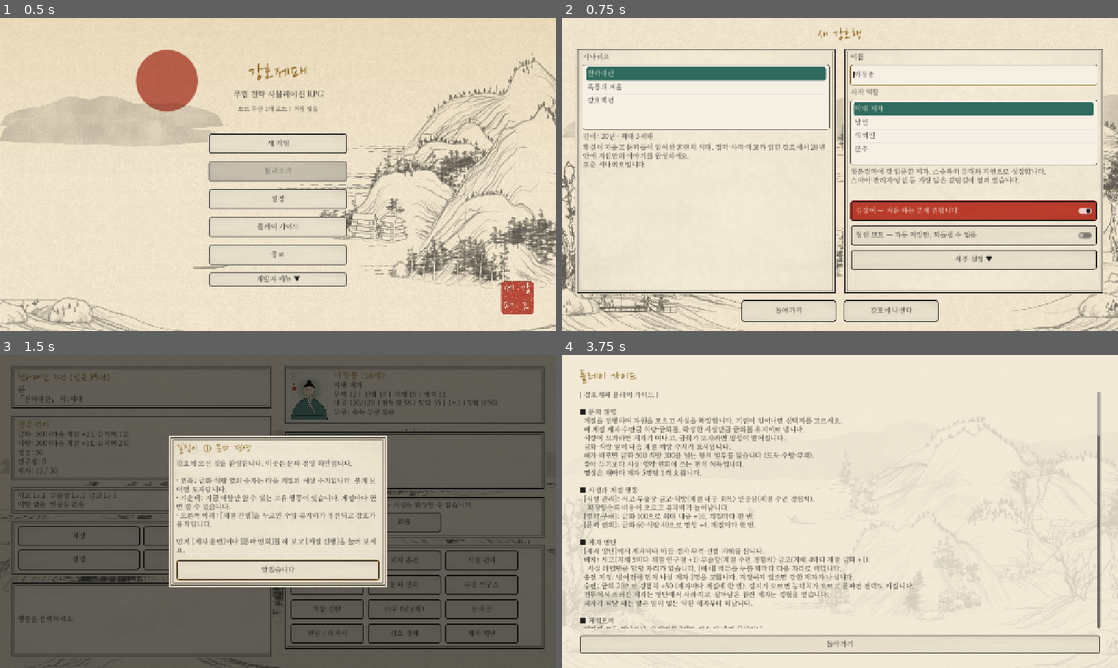
Above: before the commit, frames 1-4 (two rows, left to right).
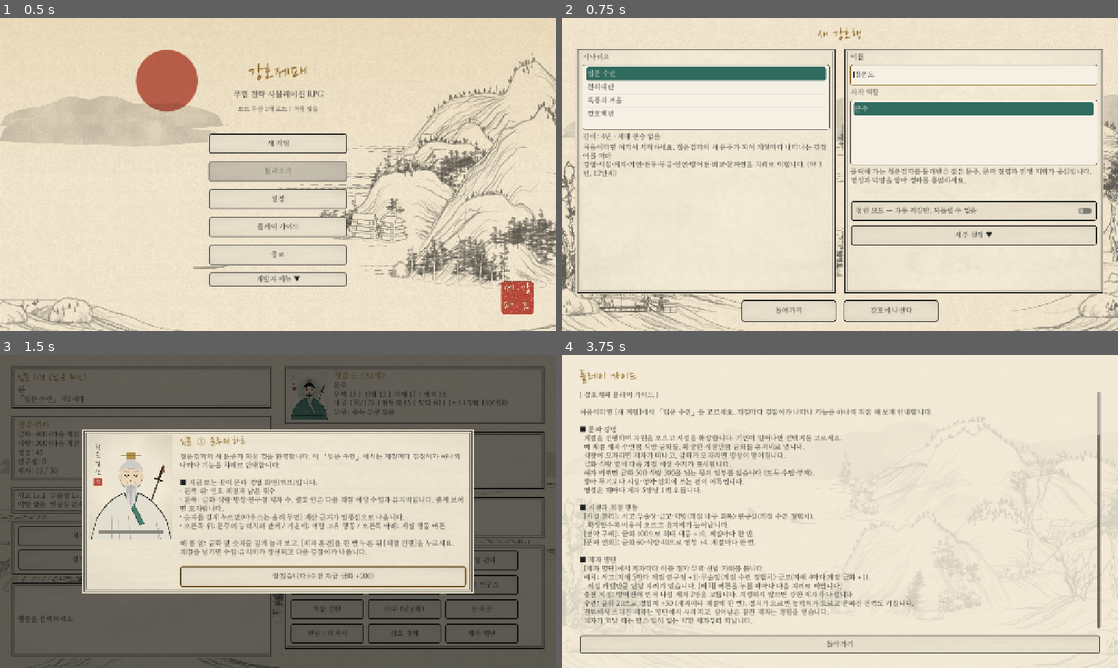
Above: after the commit, the same moments.

Repository: soulfactorx/StrongholdEmpire
Game: Godot game, scene res://scenes/main.tscn
Two runs of this game, one before a commit and one after it. Both use one fixed random seed, a clock stepped at 60 frames per second and the inputs below.
Inputs:
- Up to frame 1 (0.5 s): no input
- Up to frame 2 (0.75 s): click "새 게임" at 0.5 s
- Up to frame 3 (1.5 s): click "강호에 나선다" at 1.25 s
- Up to frame 4 (3.75 s): click "저장" at 2 s; click "알겠습니다" (after the commit: "알겠습니다 (수련 자금 금화 +200)") at 2.75 s; click "도움말" at 3.5 s

Frame 1 is identical in both runs. In frame 2, 5.7% of the frame differs, in the area x 3-97%, y 16-81%; in frame 3, 24%, in the area x 3-92%, y 5-77%; in frame 4, 11%.

Commit message:
입문 수련 시나리오: 계절마다 길잡이를 따라 기능을 직접 익히는 튜토리얼
- data/scenarios/tutorial/: 문주로 시작해 12단계 길잡이 기연(경영 화면, 시설 확장, 제자 명단, 기연, 연습 비무,
  무공, 인연, 방어전, 외교, 문파전, 역할·엔딩·저장, 수료)과 수료 엔딩. 세력 둘, 4년, 무작위 기연·침공 없음
- 서고 확장은 다음 단계에서 했는지 확인해 칭찬하거나 길잡이가 대신 해 준다. 비무·방어전은 기연에서 바로 시작
- 시나리오 "guided" 필드: 새 게임 화면에서 일반 길잡이 선택을 숨기고 시작하자마자 첫 기연을 띄운다. 입문 수련이 목록 맨 위
- 기연 팝업을 넓히고 긴 설명은 화면 절반까지 보여 준 뒤 스크롤한다
- 도움말 첫머리에 입문 수련 안내, 시나리오 형식 문서·구현 계획 갱신
- 스모크 테스트 _test_tutorial_scenario: 처음부터 수료까지 따라가며 각 단계 효과 확인 (1031개 통과)

Co-Authored-By: Claude Opus 5.5 <noreply@anthropic.com>
Claude-Session: https://claude.ai/code/session_01XbdTiwmV8RT66UTYn7Aesn

Diff:
--- /dev/null
+++ b/data/scenarios/tutorial/endings/tutorial_complete.json
@@ -0,0 +1,8 @@
+{
+  "id": "tutorial_complete",
+  "title": "입문 수료",
+  "description": "청운검파의 새 문주가 강호를 살아가는 법을 모두 익혔습니다.\n이제 본편 시나리오에서 자신만의 이야기를 써 내려가세요.",
+  "tone": "victory",
+  "auto": false,
+  "conditions": []
+}
--- /dev/null
+++ b/data/scenarios/tutorial/events/tut_01_hub.json
@@ -0,0 +1,39 @@
+{
+  "id": "tut_01_hub",
+  "title": "입문 ① 문주의 하루",
+  "description": "청운검파의 새 문주가 되신 것을 환영합니다. 이 「입문 수련」에서는 계절마다 길잡이가 하나씩 나타나 기능을 차례로 안내합니다.\n\n■ 지금 보는 곳이 문파 경영 화면(허브)입니다.\n· 왼쪽 위: 연호·계절과 남은 햇수\n· 왼쪽: 금화·식량·명성·연구점·제자 수. 괄호 안은 다음 계절 예상 수입과 유지비입니다. 붉게 보이면 모자랍니다.\n· 숫자를 길게 누르면(마우스는 올려 두면) 계산 근거가 말풍선으로 나옵니다.\n· 오른쪽 위: 문주의 능력치와 관계 / 가운데: 역할 고유 행동 / 오른쪽 아래: 계절 행동 버튼\n\n해 볼 일: 금화 옆 숫자를 길게 눌러 보고, [제자 훈련]을 한 번 누른 뒤 [계절 진행]을 누르세요.\n계절을 넘기면 수입·유지비가 정산되고 다음 길잡이가 나옵니다.",
+  "can_repeat": false,
+  "priority": true,
+  "conditions": [
+    {
+      "type": "scenario",
+      "in": [
+        "tutorial"
+      ]
+    },
+    {
+      "type": "flag",
+      "flag": "tut_01",
+      "value": false
+    }
+  ],
+  "choices": [
+    {
+      "label": "알겠습니다 (수련 자금 금화 +200)",
+      "message": "길잡이가 수련 자금 금화 200을 내주었습니다. [계절 진행]으로 다음 계절로 가세요.",
+      "effects": [
+        {
+          "type": "sect",
+          "field": "gold",
+          "add": 200
+        },
+        {
+          "type": "flag",
+          "flag": "tut_01",
+          "value": true
+        }
+      ]
+    }
+  ],
+  "npc": "npc_master"
+}
--- /dev/null
+++ b/data/scenarios/tutorial/events/tut_02_facility.json
@@ -0,0 +1,34 @@
+{
+  "id": "tut_02_facility",
+  "title": "입문 ② 시설 확장",
+  "description": "계절이 바뀌면 금화·식량·연구점이 들어오고 유지비가 나갑니다. 창고에 쌓아 둔 식량은 해마다 조금씩 상합니다.\n\n■ [시설 관리]\n· 서고: 연구점 수입과 무공 연구 성공률\n· 무술장: 식량 수입, 문파전 전력, 제자 전투력\n· 금고: 금화 수입 / 약방: 계절마다 내공 회복 / 연공실: 계절마다 수련 경험치\n시설은 클수록 유지비도 늘어납니다. 수입과 유지비의 균형을 보며 키우세요.\n\n해 볼 일: [시설 관리]를 열어 서고를 한 단계 확장하고 [계절 진행]을 누르세요.",
+  "can_repeat": false,
+  "priority": true,
+  "conditions": [
+    {
+      "type": "scenario",
+      "in": [
+        "tutorial"
+      ]
+    },
+    {
+      "type": "turns_since_flag",
+      "flag": "tut_01",
+      "op": ">=",
+      "value": 1
+    }
+  ],
+  "choices": [
+    {
+      "label": "서고를 확장하러 간다",
+      "message": "[시설 관리]에서 서고를 확장해 보세요.",
+      "effects": [
+        {
+          "type": "flag",
+          "flag": "tut_02",
+          "value": true
+        }
+      ]
+    }
+  ]
+}
--- /dev/null
+++ b/data/scenarios/tutorial/events/tut_03_roster_done.json
@@ -0,0 +1,45 @@
+{
+  "id": "tut_03_roster_done",
+  "title": "입문 ③ 제자 명단",
+  "description": "서고를 확장하셨군요. 다음 계절부터 연구점이 더 들어옵니다.\n\n■ [제자 명단]\n· 제자마다 이름·경지·능력치가 있습니다. 강한 순서로 보입니다.\n· 배치: 서고(연구점)·무술장(수련 경험치)·금고(금화)에 제자를 보내 효과를 얻습니다. 시설 크기만큼 자리가 있습니다.\n· 출전 지정: 문파 방어전에 함께 싸울 제자 2명을 고릅니다.\n· 수련: 금화를 들여 그 제자만 경험치를 얻습니다(계절에 한 번).\n\n해 볼 일: [제자 명단]에서 지혜 높은 제자를 서고에 배치하고, 가장 강한 제자 둘을 [출전 지정]하세요.",
+  "can_repeat": false,
+  "priority": true,
+  "conditions": [
+    {
+      "type": "scenario",
+      "in": [
+        "tutorial"
+      ]
+    },
+    {
+      "type": "turns_since_flag",
+      "flag": "tut_02",
+      "op": ">=",
+      "value": 1
+    },
+    {
+      "type": "flag",
+      "flag": "tut_03",
+      "value": false
+    },
+    {
+      "type": "sect",
+      "field": "library_level",
+      "op": ">=",
+      "value": 2
+    }
+  ],
+  "choices": [
+    {
+      "label": "제자들을 살피러 간다",
+      "message": "[제자 명단]에서 배치와 출전을 정해 보세요.",
+      "effects": [
+        {
+          "type": "flag",
+          "flag": "tut_03",
+          "value": true
+        }
+      ]
+    }
+  ]
+}
--- /dev/null
+++ b/data/scenarios/tutorial/events/tut_03_roster_hint.json
@@ -0,0 +1,50 @@
+{
+  "id": "tut_03_roster_hint",
+  "title": "입문 ③ 제자 명단",
+  "description": "아직 서고를 확장하지 않으셨군요. 괜찮습니다. 금화가 모자라면 계절이 지나 모인 뒤에 [시설 관리]에서 확장하면 됩니다.\n이번에는 길잡이가 대신 서고를 한 단계 넓혀 두겠습니다.\n\n■ [제자 명단]\n· 제자마다 이름·경지·능력치가 있습니다. 강한 순서로 보입니다.\n· 배치: 서고(연구점)·무술장(수련 경험치)·금고(금화)에 제자를 보내 효과를 얻습니다. 시설 크기만큼 자리가 있습니다.\n· 출전 지정: 문파 방어전에 함께 싸울 제자 2명을 고릅니다.\n· 수련: 금화를 들여 그 제자만 경험치를 얻습니다(계절에 한 번).\n\n해 볼 일: [제자 명단]에서 지혜 높은 제자를 서고에 배치하고, 가장 강한 제자 둘을 [출전 지정]하세요.",
+  "can_repeat": false,
+  "priority": true,
+  "conditions": [
+    {
+      "type": "scenario",
+      "in": [
+        "tutorial"
+      ]
+    },
+    {
+      "type": "turns_since_flag",
+      "flag": "tut_02",
+      "op": ">=",
+      "value": 1
+    },
+    {
+      "type": "flag",
+      "flag": "tut_03",
+      "value": false
+    },
+    {
+      "type": "sect",
+      "field": "library_level",
+      "op": "<=",
+      "value": 1
+    }
+  ],
+  "choices": [
+    {
+      "label": "제자들을 살피러 간다",
+      "message": "길잡이가 서고를 넓혀 두었습니다. [제자 명단]에서 배치와 출전을 정해 보세요.",
+      "effects": [
+        {
+          "type": "sect",
+          "field": "library_level",
+          "add": 1
+        },
+        {
+          "type": "flag",
+          "flag": "tut_03",
+          "value": true
+        }
+      ]
+    }
+  ]
+}
--- /dev/null
+++ b/data/scenarios/tutorial/events/tut_04_event.json
@@ -0,0 +1,88 @@
+{
+  "id": "tut_04_event",
+  "title": "입문 ④ 기연 — 산길의 부상자",
+  "description": "계절이 바뀔 때 이렇게 「기연」이 일어납니다. 고른 선택지에 따라 자원·관계·이야기가 달라지고, 어떤 기연은 다음 이야기로 이어집니다.\n결과가 운에 달린 선택지도 있습니다.\n\n하산하던 제자들이 산길에서 다친 나그네를 데려왔습니다. 행색은 초라하지만 품에 낡은 책 한 권을 꼭 안고 있습니다.",
+  "can_repeat": false,
+  "priority": true,
+  "conditions": [
+    {
+      "type": "scenario",
+      "in": [
+        "tutorial"
+      ]
+    },
+    {
+      "type": "turns_since_flag",
+      "flag": "tut_03",
+      "op": ">=",
+      "value": 1
+    }
+  ],
+  "choices": [
+    {
+      "label": "약방에 눕히고 돌본다 (식량 -20)",
+      "message": "나그네를 정성껏 돌보았습니다. 명성 +3",
+      "effects": [
+        {
+          "type": "sect",
+          "field": "food",
+          "add": -20
+        },
+        {
+          "type": "sect",
+          "field": "reputation",
+          "add": 3
+        },
+        {
+          "type": "flag",
+          "flag": "tut_04",
+          "value": true
+        }
+      ],
+      "branches": [
+        {
+          "chance": 70,
+          "message": "기운을 차린 나그네가 낡은 책을 내밀었습니다. 연구점 +40, 명성 +3",
+          "effects": [
+            {
+              "type": "sect",
+              "field": "food",
+              "add": -20
+            },
+            {
+              "type": "sect",
+              "field": "reputation",
+              "add": 3
+            },
+            {
+              "type": "sect",
+              "field": "research_points",
+              "add": 40
+            },
+            {
+              "type": "flag",
+              "flag": "tut_04",
+              "value": true
+            }
+          ]
+        }
+      ]
+    },
+    {
+      "label": "노자를 쥐여 보낸다 (금화 -10)",
+      "message": "나그네가 고개 숙여 인사하고 떠났습니다.",
+      "effects": [
+        {
+          "type": "sect",
+          "field": "gold",
+          "add": -10
+        },
+        {
+          "type": "flag",
+          "flag": "tut_04",
+          "value": true
+        }
+      ]
+    }
+  ]
+}
--- /dev/null
+++ b/data/scenarios/tutorial/events/tut_05_combat.json
@@ -0,0 +1,50 @@
+{
+  "id": "tut_05_combat",
+  "title": "입문 ⑤ 전투 — 연습 비무",
+  "description": "이제 전투를 배울 차례입니다. 남궁세가의 소가주 남궁휘가 연습 비무를 청합니다.\n\n■ 전투 방법\n· 차례가 오면 [이동]을 누르고 옥색 칸을 터치해 움직입니다. 행동력이 칸마다 듭니다(수풀 2, 물 3, 고지 2).\n· [공격]을 누르고 붙어 있는 적을 터치하면 기본 공격입니다. 기본 공격은 차례에 한 번입니다.\n· 무공 버튼을 누르면 사거리가 붉은 칸으로 보입니다. 남은 행동력과 내공으로 거듭 쓸 수 있습니다.\n· 지형: 수풀에 서면 받는 피해가 줄고, 고지에서는 주는 피해와 사거리가 늘고, 물속에서는 주는 피해가 줄어듭니다.\n· 공격하기 전이면 [이동 취소]로 되돌릴 수 있습니다. 다 했으면 [턴 종료].\n· 불리하면 [후퇴]로 손실을 절반만 받습니다.\n· 행동력·무공 설명을 길게 누르면 자세한 설명이 나옵니다.\n· 키보드는 방향키·Enter, 게임패드는 십자키·A로도 칸을 고를 수 있습니다.",
+  "can_repeat": false,
+  "priority": true,
+  "conditions": [
+    {
+      "type": "scenario",
+      "in": [
+        "tutorial"
+      ]
+    },
+    {
+      "type": "turns_since_flag",
+      "flag": "tut_04",
+      "op": ">=",
+      "value": 1
+    }
+  ],
+  "choices": [
+    {
+      "label": "비무를 받아들인다",
+      "message": "연습 비무를 시작합니다.",
+      "effects": [
+        {
+          "type": "combat",
+          "combat": "sparring"
+        },
+        {
+          "type": "flag",
+          "flag": "tut_05",
+          "value": true
+        }
+      ]
+    },
+    {
+      "label": "다음에 하겠다",
+      "message": "비무는 경영 화면의 [비무 (남궁휘)]로 언제든 할 수 있습니다.",
+      "effects": [
+        {
+          "type": "flag",
+          "flag": "tut_05",
+          "value": true
+        }
+      ]
+    }
+  ],
+  "npc": "npc_rival"
+}
--- /dev/null
+++ b/data/scenarios/tutorial/events/tut_06_martial.json
@@ -0,0 +1,44 @@
+{
+  "id": "tut_06_martial",
+  "title": "입문 ⑥ 무공",
+  "description": "비무에서 보셨듯이 무공이 없으면 기본 공격 한 번밖에 할 수 없습니다. 무공을 익히는 것이 강해지는 길입니다.\n장문인께서 「대지생명장」을 전해 주시고 연구점도 보태 주셨습니다.\n\n■ [무공 연구소]\n· 무공 창조: 속성·범주를 골라 나만의 무공을 만듭니다. 서고가 클수록, 지혜가 높을수록 잘 됩니다.\n· 비급 연구: 이미 있는 비급을 연구점으로 익힙니다.\n· 무공 강화 / 비전 지정(문파 대표 무공) / 상대 무공 분석(상극 속성 창조 성공률 상승)\n■ 전수: [제자 명단]의 [무공 전수]로 익힌 무공을 제자에게 가르치면, 그 제자가 방어전에서 씁니다.\n\n해 볼 일: [무공 연구소]를 둘러보고, [제자 명단]에서 출전 제자에게 무공을 전수해 보세요.",
+  "can_repeat": false,
+  "priority": true,
+  "conditions": [
+    {
+      "type": "scenario",
+      "in": [
+        "tutorial"
+      ]
+    },
+    {
+      "type": "turns_since_flag",
+      "flag": "tut_05",
+      "op": ">=",
+      "value": 1
+    }
+  ],
+  "choices": [
+    {
+      "label": "무공을 받는다 (대지생명장, 연구점 +60)",
+      "message": "「대지생명장」을 익혔습니다. 연구점 +60",
+      "effects": [
+        {
+          "type": "learn_art",
+          "art": "preset_earth_life_palm"
+        },
+        {
+          "type": "sect",
+          "field": "research_points",
+          "add": 60
+        },
+        {
+          "type": "flag",
+          "flag": "tut_06",
+          "value": true
+        }
+      ]
+    }
+  ],
+  "npc": "npc_master"
+}
--- /dev/null
+++ b/data/scenarios/tutorial/events/tut_07_bond.json
@@ -0,0 +1,41 @@
+{
+  "id": "tut_07_bond",
+  "title": "입문 ⑦ 인연",
+  "description": "강호를 떠도는 여협 연소화가 청운검파에 들렀습니다. 사람과의 인연은 이야기를 바꾸고, 싸움에서도 힘이 됩니다.\n\n■ [인연 돌보기]\n· 대화: 유대가 오릅니다(매력이 높을수록 더). 선물: 금화로 유대를 크게 올립니다. 비무: 이기면 유대가 오릅니다.\n· 계절마다 상호작용 횟수가 정해져 있습니다.\n· 유대가 쌓이면 지인이 혈맹·연인 같은 관계로 바뀌는 기연이 일어납니다. 원한도 대화·선물로 누그러집니다.\n· 유대가 높은 사제·혈맹·연인은 방어전에 함께 싸웁니다.\n\n해 볼 일: [인연 돌보기]에서 연소화와 대화해 보세요.",
+  "can_repeat": false,
+  "priority": true,
+  "conditions": [
+    {
+      "type": "scenario",
+      "in": [
+        "tutorial"
+      ]
+    },
+    {
+      "type": "turns_since_flag",
+      "flag": "tut_06",
+      "op": ">=",
+      "value": 1
+    }
+  ],
+  "choices": [
+    {
+      "label": "반갑게 맞이한다",
+      "message": "연소화와 지인이 되었습니다.",
+      "effects": [
+        {
+          "type": "add_relationship",
+          "target": "npc_swallow",
+          "bond_type": "ACQUAINTANCE",
+          "strength": 20
+        },
+        {
+          "type": "flag",
+          "flag": "tut_07",
+          "value": true
+        }
+      ]
+    }
+  ],
+  "npc": "npc_swallow"
+}
--- /dev/null
+++ b/data/scenarios/tutorial/events/tut_08_defense.json
@@ -0,0 +1,38 @@
+{
+  "id": "tut_08_defense",
+  "title": "입문 ⑧ 방어전 — 야습",
+  "description": "한밤중, 도적 떼가 청운검파의 담을 넘었습니다!\n\n■ 문파 방어전\n· [출전 지정]한 제자 둘(지정하지 않았으면 강한 순)이 아군으로 함께 싸웁니다. 아군 차례가 오면 직접 조종합니다.\n· 회복 무공은 아군에게도 쓸 수 있습니다.\n· 쓰러진 제자는 문파를 떠나니 조심하세요. 제자가 함께하면 적도 그만큼 늘어납니다.\n· 강호 세력이 실제로 쳐들어오는 침공도 같은 방식으로 막습니다.",
+  "can_repeat": false,
+  "priority": true,
+  "conditions": [
+    {
+      "type": "scenario",
+      "in": [
+        "tutorial"
+      ]
+    },
+    {
+      "type": "turns_since_flag",
+      "flag": "tut_07",
+      "op": ">=",
+      "value": 1
+    }
+  ],
+  "choices": [
+    {
+      "label": "제자들과 맞서 싸운다",
+      "message": "도적 떼를 막아섭니다.",
+      "effects": [
+        {
+          "type": "combat",
+          "combat": "night_bandits"
+        },
+        {
+          "type": "flag",
+          "flag": "tut_08",
+          "value": true
+        }
+      ]
+    }
+  ]
+}
--- /dev/null
+++ b/data/scenarios/tutorial/events/tut_09_diplomacy.json
@@ -0,0 +1,41 @@
+{
+  "id": "tut_09_diplomacy",
+  "title": "입문 ⑨ 강호 정세와 외교",
+  "description": "남궁세가에서 사절이 와 청운검파와 가까이 지내고 싶다는 뜻을 전했습니다. (남궁세가 태도 +20)\n\n■ [강호 정세]\n· 세력마다 성향·제자 수·명성·태도·전력이 보입니다. 오른쪽에는 강호 소식과 주요 인물이 있습니다.\n· [외교]: 사절(태도 상승), 동맹(문파전 원군), 혼담, 도전장(문파전 대상 지정), 공물을 고릅니다.\n  태도가 충분히 높아야 동맹·혼담을 맺을 수 있습니다. 같은 세력과는 몇 계절에 한 번만 교섭합니다.\n· 문주의 고유 행동 [사절 파견]으로도 태도를 올릴 수 있습니다.\n· 세력들은 계절마다 스스로 움직입니다. 서로 싸우거나 우리 문파를 침공하기도 합니다.\n\n해 볼 일: [강호 정세]에서 남궁세가에 [외교] → 동맹을 청해 보세요.",
+  "can_repeat": false,
+  "priority": true,
+  "conditions": [
+    {
+      "type": "scenario",
+      "in": [
+        "tutorial"
+      ]
+    },
+    {
+      "type": "turns_since_flag",
+      "flag": "tut_08",
+      "op": ">=",
+      "value": 1
+    }
+  ],
+  "choices": [
+    {
+      "label": "사절을 맞이한다",
+      "message": "남궁세가의 태도가 좋아졌습니다.",
+      "effects": [
+        {
+          "type": "world_sect",
+          "sect": "namgung",
+          "field": "attitude",
+          "add": 20
+        },
+        {
+          "type": "flag",
+          "flag": "tut_09",
+          "value": true
+        }
+      ]
+    }
+  ],
+  "npc": "npc_namgung_lord"
+}
--- /dev/null
+++ b/data/scenarios/tutorial/events/tut_10_war.json
@@ -0,0 +1,47 @@
+{
+  "id": "tut_10_war",
+  "title": "입문 ⑩ 문파전 — 흑풍채",
+  "description": "흑풍채가 관도에서 청운검파 상단을 털고 조롱하는 방을 붙였습니다. 마침 흑풍채는 내분으로 세가 줄었다는 소문입니다.\n(흑풍채 태도 -30, 제자 -8)\n\n■ [문파전]\n· 상대를 고르고 라운드마다 명령을 정합니다. 상성: 돌격 > 측면 공격 > 방어 > 돌격. 같은 명령을 잇달아 쓰면 약해집니다.\n· [정찰](금화)로 적의 계획을 미리 볼 수 있습니다. 진형과 장수의 특기도 결과에 영향을 줍니다.\n· 아군 전력은 제자 수·무술장·문주 능력치로 정해지고, 동맹이 원군을 보탭니다.\n· 여러 번 이겨 세력을 무너뜨리면 굴복시킬 수 있습니다. 문파전은 계절에 한 번입니다.\n\n해 볼 일: [문파전]에서 흑풍채를 정찰한 뒤 명령을 골라 싸워 보세요.",
+  "can_repeat": false,
+  "priority": true,
+  "conditions": [
+    {
+      "type": "scenario",
+      "in": [
+        "tutorial"
+      ]
+    },
+    {
+      "type": "turns_since_flag",
+      "flag": "tut_09",
+      "op": ">=",
+      "value": 1
+    }
+  ],
+  "choices": [
+    {
+      "label": "흑풍채를 응징하겠다",
+      "message": "흑풍채가 적대적으로 돌아섰습니다. [문파전]으로 가 보세요.",
+      "effects": [
+        {
+          "type": "world_sect",
+          "sect": "heukpung",
+          "field": "attitude",
+          "add": -30
+        },
+        {
+          "type": "world_sect",
+          "sect": "heukpung",
+          "field": "disciple_count",
+          "add": -8
+        },
+        {
+          "type": "flag",
+          "flag": "tut_10",
+          "value": true
+        }
+      ]
+    }
+  ],
+  "npc": "npc_heukpung_chief"
+}
--- /dev/null
+++ b/data/scenarios/tutorial/events/tut_11_roles.json
@@ -0,0 +1,34 @@
+{
+  "id": "tut_11_roles",
+  "title": "입문 ⑪ 역할·엔딩·저장",
+  "description": "거의 다 왔습니다. 남은 기능들을 한꺼번에 소개합니다.\n\n■ 역할: 문주·중간관리자·막내 제자·낭인·스파이·암살자·의뢰인마다 고유 행동과 자원이 다릅니다.\n  조건을 채우면 [역할 전환]에서 다른 길로 갈 수 있습니다(이적·배신·강등 포함).\n■ 엔딩: [엔딩 / 레거시]에서 엔딩별 조건과 진행 상황을 봅니다. 엔딩은 스무 가지쯤 되고,\n  문주가 늙거나 쓰러지면 후계자에게 이어 하는 세대 전승도 있습니다.\n■ 해가 바뀌면 연간 보고서로 1년을 돌아봅니다.\n■ 저장: [저장]은 슬롯 3개, 계절마다 자동 저장. 철인 모드는 자동 저장 하나만 씁니다.\n  앱을 내리거나 닫아도 자동 저장됩니다.\n■ [설정]: 배경음악·효과음 음량, 글자 크기, 전투 속도, 전체 화면\n■ [도움말]: 모든 규칙과 단축키가 정리돼 있습니다.",
+  "can_repeat": false,
+  "priority": true,
+  "conditions": [
+    {
+      "type": "scenario",
+      "in": [
+        "tutorial"
+      ]
+    },
+    {
+      "type": "turns_since_flag",
+      "flag": "tut_10",
+      "op": ">=",
+      "value": 1
+    }
+  ],
+  "choices": [
+    {
+      "label": "알겠습니다",
+      "message": "다음 계절에 수료식이 열립니다.",
+      "effects": [
+        {
+          "type": "flag",
+          "flag": "tut_11",
+          "value": true
+        }
+      ]
+    }
+  ]
+}
--- /dev/null
+++ b/data/scenarios/tutorial/events/tut_12_graduate.json
@@ -0,0 +1,45 @@
+{
+  "id": "tut_12_graduate",
+  "title": "입문 ⑫ 수료",
+  "description": "청운검파 장문인이 문주를 불러 미소 짓습니다.\n\"경영, 기연, 전투, 무공, 인연, 외교, 문파전까지 모두 겪어 보았구나. 이제 진짜 강호로 나설 때다.\"\n\n수료하면 입문 수련이 끝나고 평가 화면으로 갑니다. 본편은 새 게임에서 「천하대란」(20년), 「흑풍의 겨울」(5년 단기전), 「강호백년」을 고르세요.\n이 판을 더 둘러보고 싶다면 계속 진행해도 됩니다(제한 4년).",
+  "can_repeat": false,
+  "priority": true,
+  "conditions": [
+    {
+      "type": "scenario",
+      "in": [
+        "tutorial"
+      ]
+    },
+    {
+      "type": "turns_since_flag",
+      "flag": "tut_11",
+      "op": ">=",
+      "value": 1
+    }
+  ],
+  "choices": [
+    {
+      "label": "수료한다",
+      "message": "입문 수련을 마쳤습니다.",
+      "effects": [
+        {
+          "type": "end_game",
+          "ending": "tutorial_complete"
+        }
+      ]
+    },
+    {
+      "label": "조금 더 둘러본다",
+      "message": "제한 기간 안에서 자유롭게 둘러보세요. 언제든 새 게임으로 본편을 시작할 수 있습니다.",
+      "effects": [
+        {
+          "type": "flag",
+          "flag": "tut_12",
+          "value": true
+        }
+      ]
+    }
+  ],
+  "npc": "npc_master"
+}
--- /dev/null
+++ b/data/scenarios/tutorial/scenario.json
@@ -0,0 +1,27 @@
+{
+  "id": "tutorial",
+  "title": "입문 수련",
+  "order": 0,
+  "era_name": "입문",
+  "guided": true,
+  "description": "처음이라면 여기서 시작하세요. 청운검파의 새 문주가 되어 계절마다 나타나는 길잡이를 따라\n경영·시설·제자·기연·전투·무공·인연·방어전·외교·문파전을 차례로 익힙니다. (약 3년, 12단계)",
+  "start_roles": [
+    "leader"
+  ],
+  "sects": [
+    "heukpung",
+    "namgung"
+  ],
+  "parameters": {
+    "time_limit_years": 4,
+    "legacy_enabled": false,
+    "event_rate": 0.0,
+    "ai_aggression": 0.0,
+    "enemy_strength_scale": 0.8,
+    "income_scale": 1.2,
+    "end_on_victory": true
+  },
+  "victory_endings": [
+    "tutorial_complete"
+  ]
+}
--- a/scripts/Systems/game_manager.gd
+++ b/scripts/Systems/game_manager.gd
@@ -97,8 +97,11 @@
 	ironman = ironman_mode
 	is_game_active = true
 	# 길잡이: 첫 단계는 바로 보여 주고, 나머지는 계절마다 우선 기연으로 이어진다.
-	if tutorial:
+	# 안내형 시나리오("guided", 입문 수련)는 자체 길잡이가 있으므로 일반 길잡이 플래그를 켜지 않는다.
+	var guided: bool = ScenarioManager.current.get("guided", false) == true
+	if tutorial and not guided:
 		EventManager.set_flag(story_flags, "tutorial")
+	if tutorial or guided:
 		pending_event = EventManager.check_turn_events(
 			player_character, player_sect, player_relationships, get_current_season(), triggered_event_ids, story_flags
 		)
--- a/scripts/Tests/smoke_test.gd
+++ b/scripts/Tests/smoke_test.gd
@@ -68,6 +68,7 @@
 	["scenario", "_test_ending_data"],
 	["scenario", "_test_every_ending_reachable"],
 	["scenario", "_test_final_ending_flow"],
+	["scenario", "_test_tutorial_scenario"],
 	["world", "_test_war_rules"],
 	["world", "_test_war_balance"],
 	["world", "_test_war_flow"],
--- a/scripts/Tests/test_scenario.gd
+++ b/scripts/Tests/test_scenario.gd
@@ -8,7 +8,8 @@
 	var scenarios: Array[Dictionary] = ScenarioManager.list_scenarios()
 	var dir_count: int = DirAccess.get_directories_at(ScenarioManager.SCENARIO_DIR).size()
 	_check(scenarios.size() == dir_count and dir_count >= 3, "시나리오 %d개 모두 검증 통과" % dir_count)
-	_check(scenarios[0]["id"] == ScenarioManager.DEFAULT_ID, "기본 시나리오가 목록 첫 번째")
+	# 처음 하는 사람이 먼저 보도록 입문 수련이 맨 위, 그다음이 기본 시나리오
+	_check(scenarios[0]["id"] == "tutorial" and scenarios[1]["id"] == ScenarioManager.DEFAULT_ID, "입문 수련이 첫 번째, 기본 시나리오가 두 번째")
 
 	var base: Dictionary = {"id": "x", "title": "x", "description": "x"}
 	_check(ScenarioManager.validate_scenario_dict(base).is_empty(), "최소 시나리오 정의 통과")
@@ -402,3 +403,61 @@
 	SceneRouter.goto(tree, SceneRouter.MAIN_MENU)
 	await process_frame
 	_completed["_test_final_ending_flow"] = true
+
+
+## 입문 수련: 처음부터 수료까지 길잡이 12단계를 차례로 따라간다.
+func _test_tutorial_scenario() -> void:
+	var gm: Node = root.get_node("GameManager")
+	_clear_test_saves()
+	gm.start_new_game("입문", "leader", "tutorial")
+	_check(gm.pending_event.get("id", "") == "tut_01_hub", "입문 수련: 시작하자마자 첫 길잡이")
+	_check(not gm.story_flags.get("tutorial", false), "입문 수련: 일반 길잡이 플래그는 켜지 않음")
+	_check(ScenarioRules.time_limit_years() == 4 and gm.world_sects.size() == 2, "입문 수련: 4년, 세력 둘")
+	var gold: int = gm.player_sect.gold
+	gm.resolve_pending_event(0)
+	_check(gm.player_sect.gold == gold + 200, "① 수련 자금")
+
+	# [기연 id, 고를 선택지]. 서고를 확장하지 않았으므로 ③은 안내형(hint)이 나온다.
+	var steps: Array = [
+		["tut_02_facility", 0], ["tut_03_roster_hint", 0], ["tut_04_event", 0], ["tut_05_combat", 0],
+		["tut_06_martial", 0], ["tut_07_bond", 0], ["tut_08_defense", 0], ["tut_09_diplomacy", 0],
+		["tut_10_war", 0], ["tut_11_roles", 0], ["tut_12_graduate", 0],
+	]
+	var heukpung: SectData = gm.get_world_sect("heukpung")
+	var heukpung_disciples: int = heukpung.disciple_count
+	var combats: int = 0
+	for step in steps:
+		var seen: String = ""
+		for i in 3:
+			gm.advance_turn()
+			seen = gm.pending_event.get("id", "")
+			if not seen.is_empty():
+				break
+		if seen != step[0]:
+			_check(false, "입문 수련: %s 대신 %s (%d년 %s)" % [step[0], seen, gm.current_year, gm.get_current_season()])
+			break
+		gm.resolve_pending_event(step[1])
+		if gm.pending_combat != null:
+			combats += 1
+			gm.finish_combat(CombatManager.Outcome.VICTORY)
+	_check(gm.player_sect.library_level >= 2, "③ 서고를 확장하지 않았으면 길잡이가 대신 확장")
+	_check(combats == 2, "⑤ 비무와 ⑧ 방어전 전투가 시작됨 (%d번)" % combats)
+	_check(gm.player_character.knows_martial_art("preset_earth_life_palm"), "⑥ 무공 전수받음")
+	_check(RelationshipManager.get_bond_with(gm.player_relationships, "npc_swallow") != null, "⑦ 연소화와 인연")
+	_check(heukpung.disciple_count < heukpung_disciples and heukpung.attitude < 0, "⑩ 흑풍채가 약해지고 적대")
+	_check(gm.current_ending_id == "tutorial_complete" and gm.is_game_over(), "⑫ 수료하면 입문 수료 엔딩으로 끝남")
+
+	# 새 게임 화면: 입문 수련을 고르면 일반 길잡이 선택이 숨는다.
+	SceneRouter.goto(tree, SceneRouter.NEW_GAME)
+	await process_frame
+	await process_frame
+	var screen: Node = current_scene
+	_check(screen._selected_scenario.get("id", "") == "tutorial" and not screen.tutorial_check.visible, "새 게임 화면: 입문 수련이 기본 선택, 길잡이 선택 숨김")
+	screen.scenario_list.select(1)
+	screen._on_scenario_selected(1)
+	_check(screen.tutorial_check.visible, "새 게임 화면: 다른 시나리오는 길잡이 선택 보임")
+	gm.start_new_game("정리", "young_disciple")
+	SceneRouter.goto(tree, SceneRouter.MAIN_MENU)
+	await process_frame
+	_clear_test_saves()
+	_completed["_test_tutorial_scenario"] = true
--- a/scripts/UI/event_popup.gd
+++ b/scripts/UI/event_popup.gd
@@ -7,6 +7,9 @@
 @onready var choice_box: VBoxContainer = %ChoiceBox
 ## 기연에 얽힌 인물의 초상화 (없으면 숨긴다)
 var portrait: TextureRect
+## 긴 설명(길잡이 등)은 끌어서 스크롤한다. 높이는 내용에 맞추되 화면의 이 비율을 넘지 않는다.
+var desc_scroll: ScrollContainer
+const DESC_MAX_HEIGHT_RATIO := 0.5
 
 
 ## 내용 왼쪽에 초상화 자리를 만든다. (한 번만)
@@ -28,6 +31,15 @@
 	content.size_flags_horizontal = Control.SIZE_EXPAND_FILL
 	# reparent는 owner를 지켜 %이름 찾기가 계속 된다.
 	content.reparent(row, false)
+	# 초상화 옆 글 칸이 좁지 않게 팝업을 넓힌다.
+	(panel as Control).custom_minimum_size.x = 900
+	desc_scroll = ScrollContainer.new()
+	desc_scroll.horizontal_scroll_mode = ScrollContainer.SCROLL_MODE_DISABLED
+	content.add_child(desc_scroll)
+	content.move_child(desc_scroll, desc_label.get_index())
+	desc_scroll.owner = content.owner
+	desc_label.size_flags_horizontal = Control.SIZE_EXPAND_FILL
+	desc_label.reparent(desc_scroll, false)
 
 
 func show_event(event_data: Dictionary) -> void:
@@ -37,6 +49,8 @@
 	portrait.visible = portrait.texture != null
 	title_label.text = event_data.get("title", "기연")
 	desc_label.text = event_data.get("description", "")
+	desc_scroll.scroll_vertical = 0
+	_fit_description()
 	for child in choice_box.get_children():
 		choice_box.remove_child(child)
 		child.queue_free()
@@ -58,6 +72,19 @@
 		(choice_box.get_child(0) as Button).grab_focus()
 
 
+## 설명 칸 높이를 내용에 맞춘다. 글이 길면 화면 절반까지만 쓰고 나머지는 스크롤한다.
+## 줄바꿈 수는 너비가 정해진 뒤에 알 수 있으므로 한 프레임 기다린다.
+func _fit_description() -> void:
+	desc_scroll.custom_minimum_size.y = 0
+	await get_tree().process_frame
+	if not is_inside_tree():
+		return
+	var line_height: int = desc_label.get_line_height() + desc_label.get_theme_constant("line_spacing")
+	var content_height: float = desc_label.get_line_count() * line_height + 8
+	var max_height: float = get_viewport_rect().size.y * DESC_MAX_HEIGHT_RATIO
+	desc_scroll.custom_minimum_size.y = minf(content_height, max_height)
+
+
 func _on_choice_pressed(index: int) -> void:
 	visible = false
 	GameManager.resolve_pending_event(index)
--- a/scripts/UI/help_screen.gd
+++ b/scripts/UI/help_screen.gd
@@ -8,6 +8,8 @@
 func _ready() -> void:
 	_UiTheme.apply_to_control(self)
 	help_label.text = """[ 강호제패 플레이 가이드 ]
+
+처음이라면 [새 게임]에서 「입문 수련」을 고르세요. 계절마다 길잡이가 나타나 기능을 하나씩 직접 해 보게 안내합니다.
 
 ■ 문파 경영
   계절을 진행하며 자원을 모으고 시설을 확장합니다. 기연이 일어나면 선택지를 고르세요.
--- a/scripts/UI/new_game_screen.gd
+++ b/scripts/UI/new_game_screen.gd
@@ -63,6 +63,8 @@
 func _on_scenario_selected(index: int) -> void:
 	_selected_scenario = _scenarios[index]
 	scenario_desc_label.text = _selected_scenario.get("description", "")
+	# 입문 수련처럼 자체 길잡이가 있는 시나리오에서는 일반 길잡이를 고를 필요가 없다.
+	tutorial_check.visible = _selected_scenario.get("guided", false) != true
 	_update_length_text()
 
 	# 시나리오마다 고를 수 있는 시작 역할이 다르다.
@@ -103,7 +105,7 @@
 	AudioManager.play_click()
 	GameManager.start_new_game(
 		name_edit.text, _selected_role_id, _selected_scenario.get("id", ScenarioManager.DEFAULT_ID), get_overrides(),
-		ironman_check.button_pressed, tutorial_check.button_pressed
+		ironman_check.button_pressed, tutorial_check.button_pressed and tutorial_check.visible
 	)
 	SceneRouter.goto(get_tree(), SceneRouter.HUB)
 
Not shown, changed: docs/구현_계획.md
Not shown, changed: docs/시나리오_데이터_형식.md
